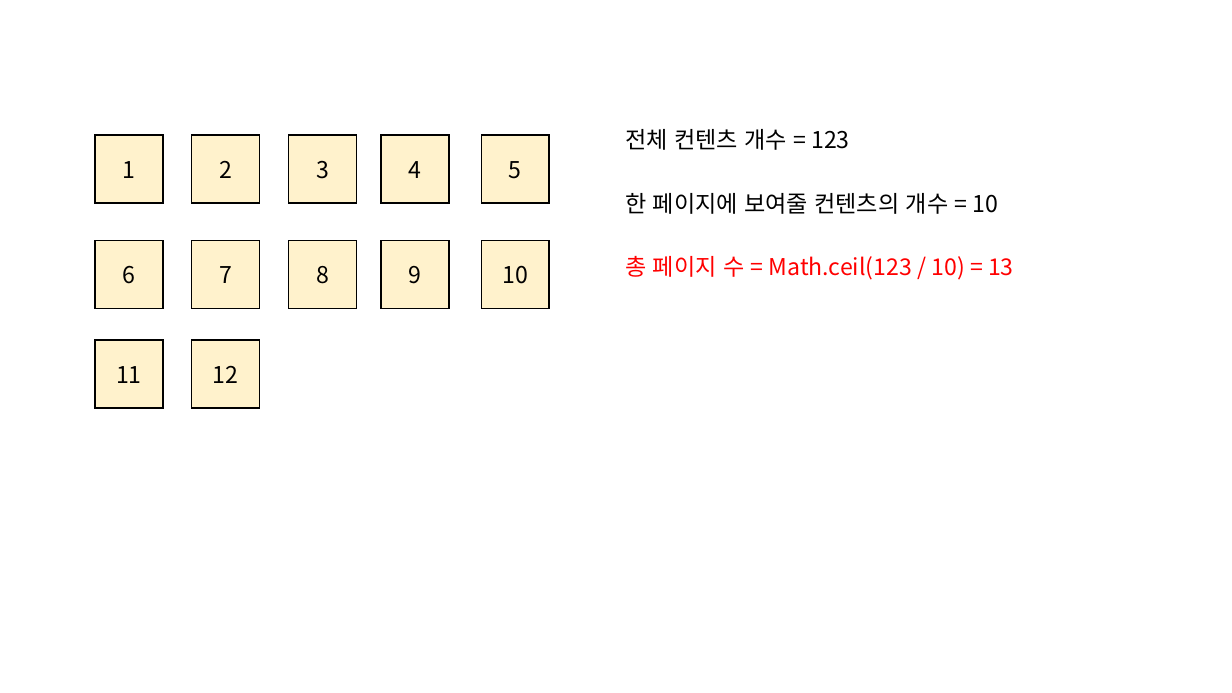
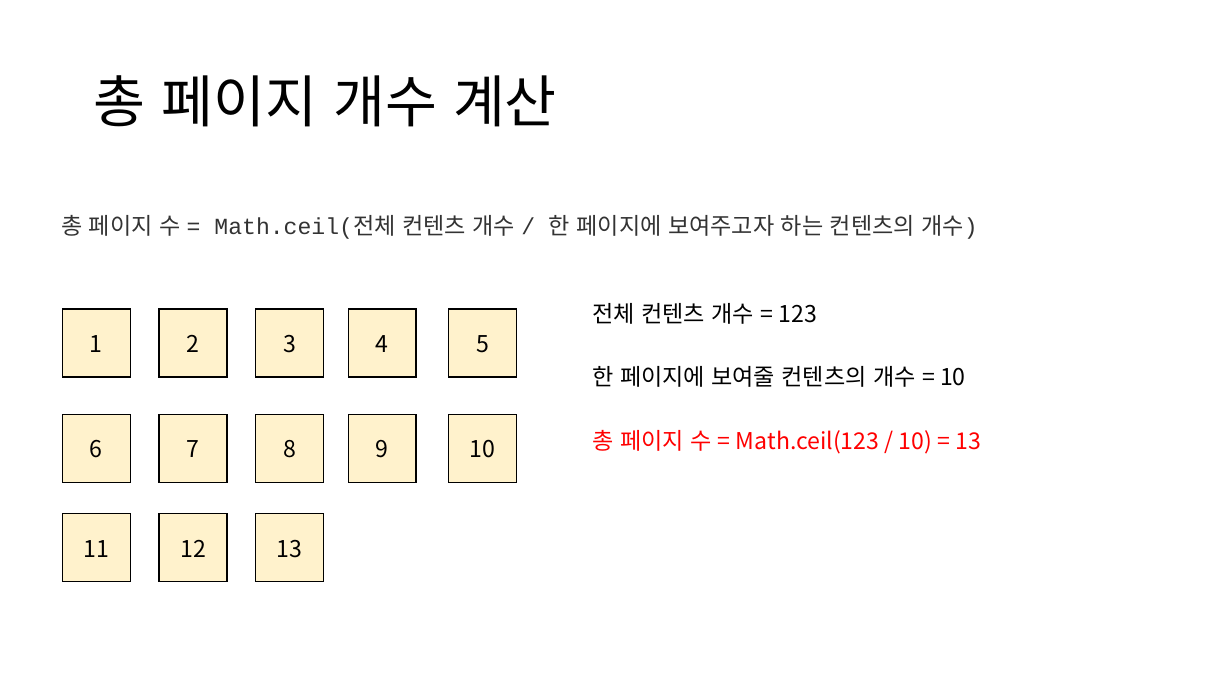
Before and after one commit to codesquad-members-2023/be-javascript-cafe-max, a slide deck: slide 6 of 페이지네이션.pptx (slide 2 before the commit). Drawn at 1232x693 pixels with LibreOffice and Linux fonts; fonts in the diff are those of the drawing. Boxes give left, top, right and bottom in pixels: in the first picture for what was removed or moved away, otherwise in the second. Text is boxed around its words. In the diff, an @@ line names an element or a change of style, - is before the commit and + after.

```diff
--- a/페이지네이션.pptx
+++ b/페이지네이션.pptx
@@ title added at box(94, 75, 557, 127), 44 pt, text #000000 @@
+총 페이지 개수 계산
@@ text added at box(61, 215, 977, 239), 18 pt, text #333333 @@
+총 페이지 수 = Math.ceil(전체 컨텐츠 개수 / 한 페이지에 보여주고자 하는 컨텐츠의 개수)
@@ rectangle "3": place and size @@
-rectangle "3" at box(288, 135, 357, 203)
+rectangle "3" at box(256, 309, 324, 377)
@@ rectangle "8": place and size @@
-rectangle "8" at box(288, 240, 357, 309)
+rectangle "8" at box(256, 414, 324, 482)
@@ 10 rectangles, 3 texts: place and size @@
-10 rectangles, 3 texts at box(95, 129, 1014, 409)
+10 rectangles, 3 texts at box(62, 303, 981, 582)
@@ rectangle added at box(256, 514, 324, 582), fill #FFF2CC, outline #000000 1 pt, 18 pt, text #000000 @@
+13
```
Also in this commit, not shown: 3 other slides changed, 5 slides added.
